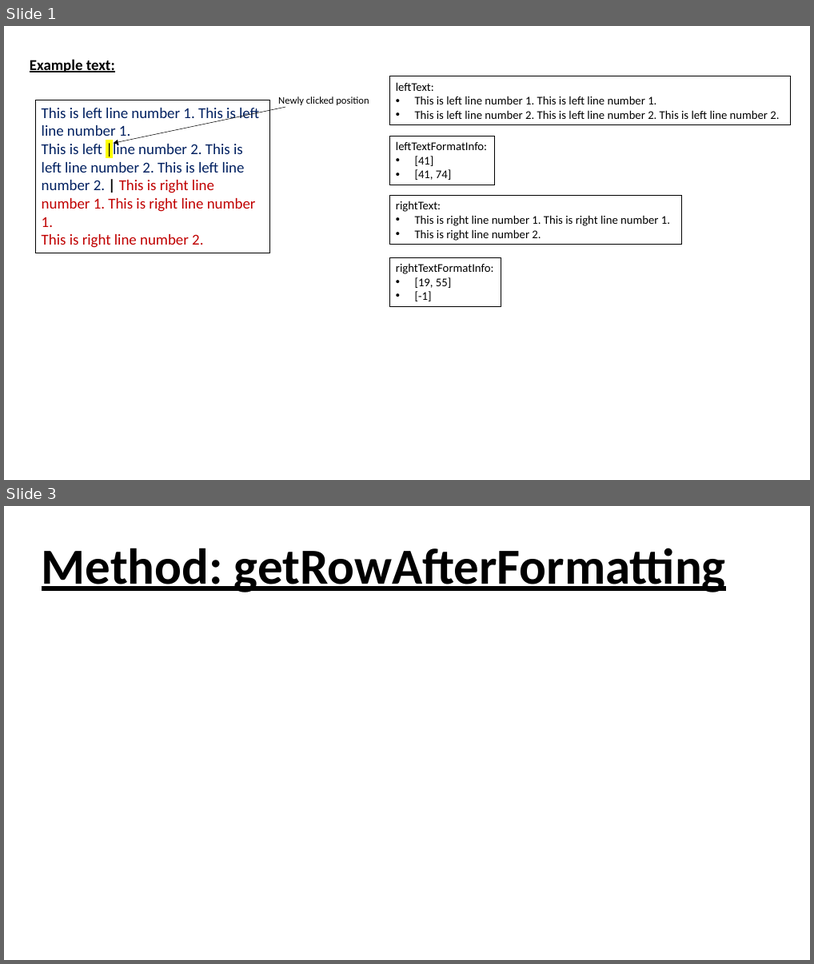
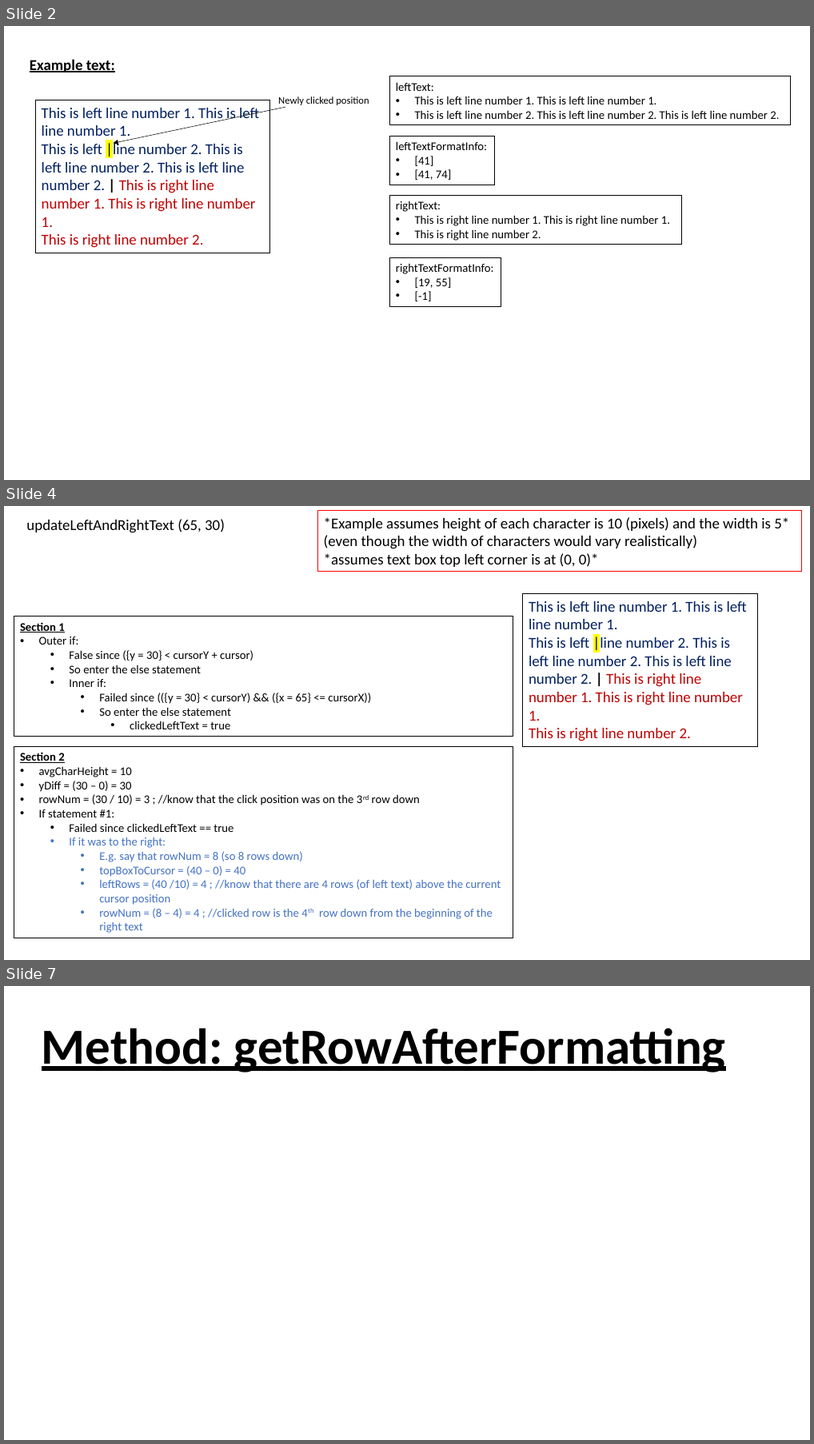
Before and after one commit to L-Holmes/PowerPoint-Quiz-Generator, a slide deck: textbox guide.pptx. Shown one above the other, each under a label of ours: slides 1 and 3 before the commit, slides 2, 4 and 7 after it; the slides between them are not shown. The pictures are 814x964 and 814x1444 pixels, drawn with LibreOffice and Linux fonts; fonts in the diff are those of the drawing. Boxes give left, top, right and bottom in pixels: in the first picture for what was removed or moved away, otherwise in the second. Text is boxed around its words. In the diff, an @@ line names an element or a change of style, - is before the commit and + after.

Commit message:
checked through the upsateLeftAndRightText method, adjusted it to detect the actual character that was clicked, rather than the character after, if the user clicked on the border between 2 character

```diff
--- a/textbox guide.pptx
+++ b/textbox guide.pptx
@@ slide 4 added at (x1=4, y1=506, x2=810, y2=960), background #FFFFFF @@
@@ text added at (x1=26, y1=519, x2=225, y2=533), 18 pt, text #000000 @@
+updateLeftAndRightText (65, 30)
@@ rectangle added at (x1=318, y1=510, x2=802, y2=572), outline #FF0000 0.75 pt, 18 pt, text #000000 @@
+*Example assumes height of each character is 10 (pixels) and the width is 5*
+(even though the width of characters would vary realistically)
+*assumes text box top left corner is at (0, 0)*
@@ rectangle added at (x1=523, y1=594, x2=758, y2=746), outline #000000 0.75 pt, 18 pt, text #002060 @@
+This is left line number 1. This is left line number 1.
+This is left |line number 2. This is left line number 2. This is left line number 2. | This is right line number 1. This is right line number 1.
+This is right line number 2.
@@ rectangle added at (x1=14, y1=616, x2=514, y2=736), outline #000000 0.75 pt, 14 pt, text #000000 @@
+Section 1
+• Outer if:
+  • False since ({y = 30} < cursorY + cursor)
+  • So enter the else statement
+  • Inner if:
+    • Failed since (({y = 30} < cursorY) && ({x = 65} <= cursorX))
+    • So enter the else statement
+      • clickedLeftText = true
@@ rectangle added at (x1=14, y1=746, x2=514, y2=937), outline #000000 0.75 pt, 14 pt, text #4472C4 @@
+Section 2
+• avgCharHeight = 10
+• yDiff = (30 – 0) = 30
+• rowNum = (30 / 10) = 3 ; //know that the click position was on the 3rd row down
+• If statement #1:
+  • Failed since clickedLeftText == true
+  • If it was to the right:
+    • E.g. say that rowNum = 8 (so 8 rows down)
+    • topBoxToCursor = (40 – 0) = 40
+    • leftRows = (40 /10) = 4 ; //know that there are 4 rows (of left text) above the current cursor position
+    • rowNum = (8 – 4) = 4 ; //clicked row is the 4th row down from the beginning of the right text
@@ what was slide 1 is now slide 2 @@
@@ what was slide 3 is now slide 7 @@
```
Also in this commit, not shown: 1 slide changed, 6 other slides added, 1 slide removed, 1 other file.
